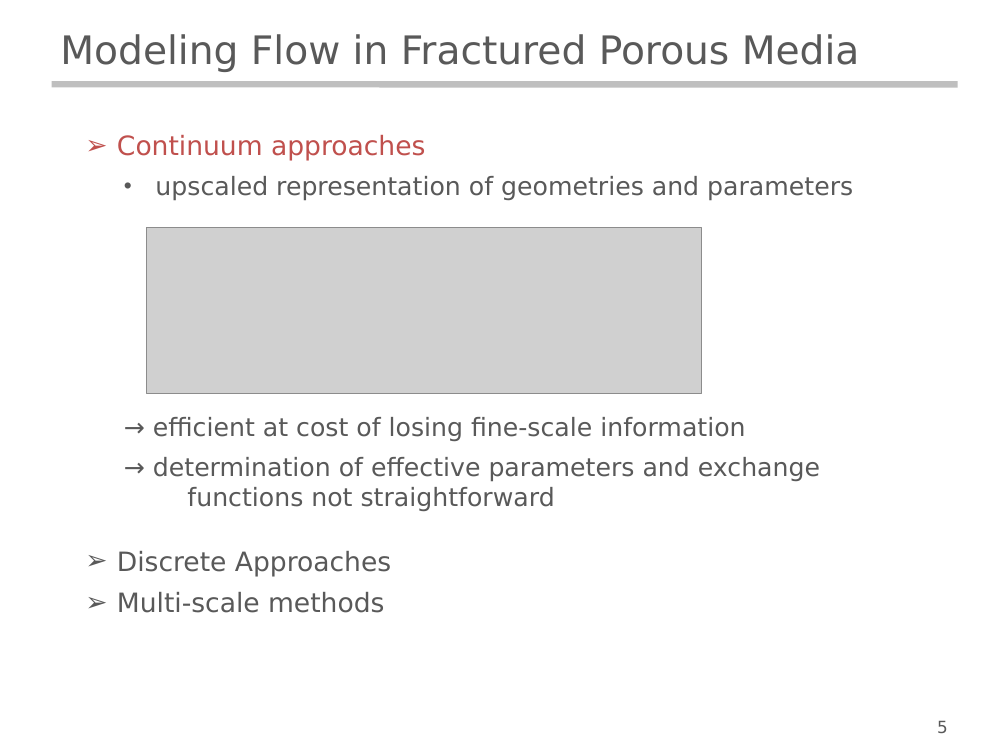
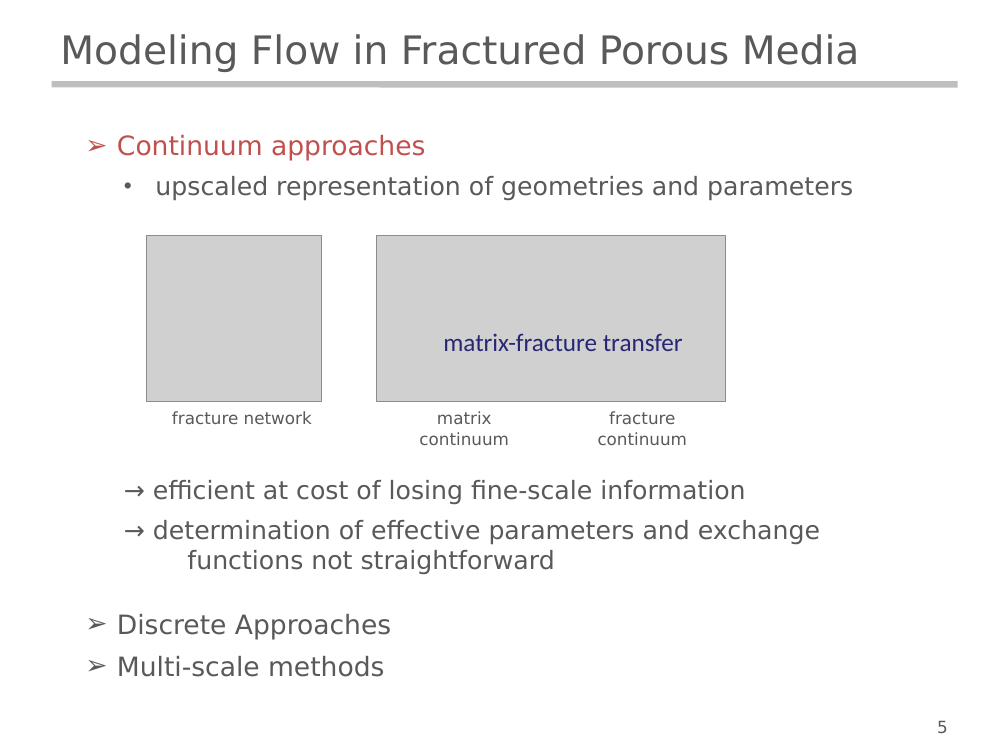
Before and after one commit to lisadiehugs/mrst, a slide deck: slide 5 of presi/PresiBBS.ppt. Drawn at 1008x756 pixels with LibreOffice and Linux fonts; fonts in the diff are those of the drawing; grey boxes stand for pictures. Boxes give left, top, right and bottom in pixels: in the first picture for what was removed or moved away, otherwise in the second. Text is boxed around its words. In the diff, an @@ line names an element or a change of style, - is before the commit and + after.

```diff
--- a/presi/PresiBBS.ppt
+++ b/presi/PresiBBS.ppt
@@ text "Continuum approaches" rewrapped from (x1=117, y1=135, x2=853, y2=613) to (x1=117, y1=135, x2=853, y2=677) @@
@@ picture added at (x1=147, y1=235, x2=322, y2=401) @@
@@ picture resized from (x1=147, y1=227, x2=702, y2=393) to (x1=377, y1=235, x2=725, y2=401) @@
@@ text added at (x1=443, y1=333, x2=683, y2=351), 18 pt, text #272776 @@
+matrix-fracture transfer
@@ text added at (x1=172, y1=411, x2=312, y2=424), 12 pt, text #595959 @@
+fracture network
@@ text added at (x1=419, y1=411, x2=509, y2=445), 12 pt, text #595959 @@
+matrix continuum
@@ text added at (x1=598, y1=411, x2=688, y2=445), 12 pt, text #595959 @@
+fracture continuum
```
Also in this commit, not shown: 2 other slides changed.
